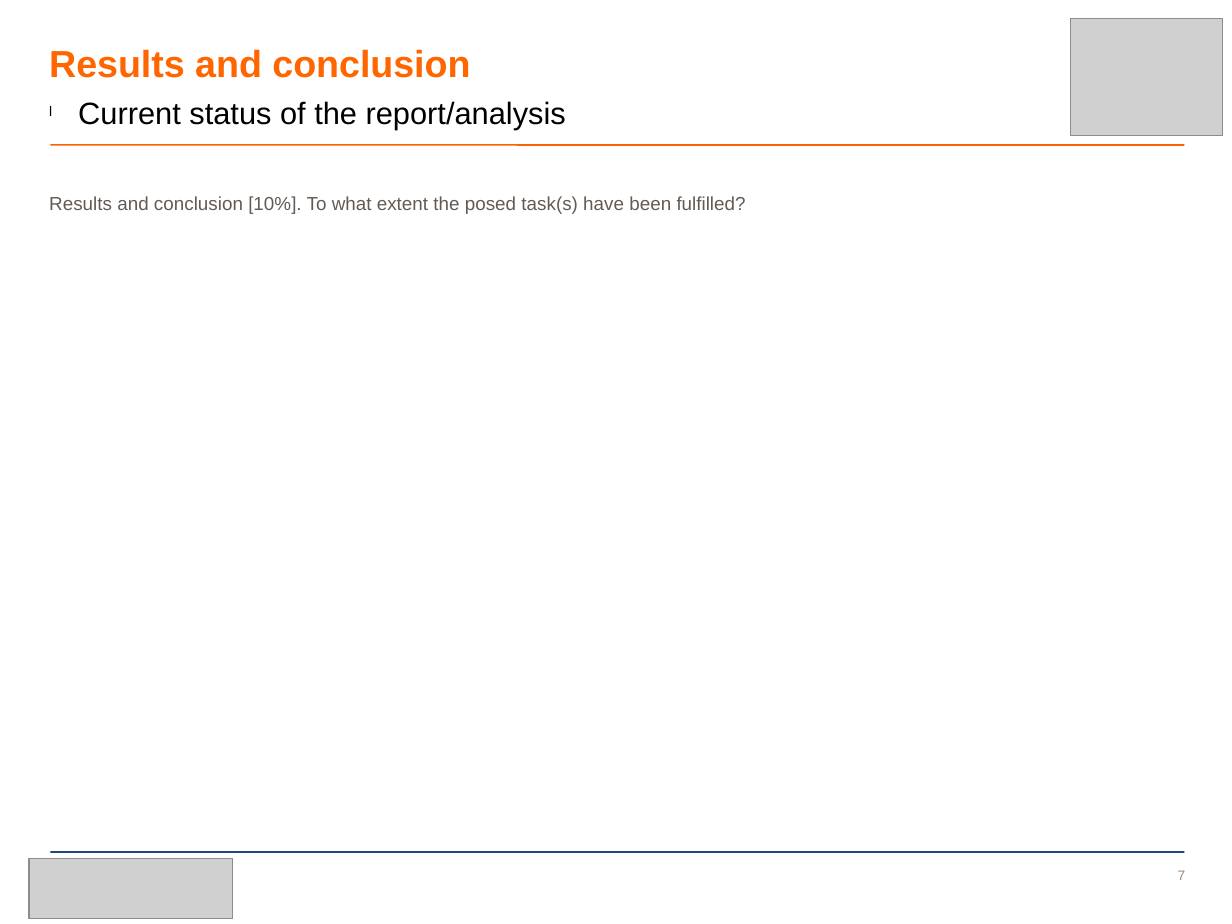
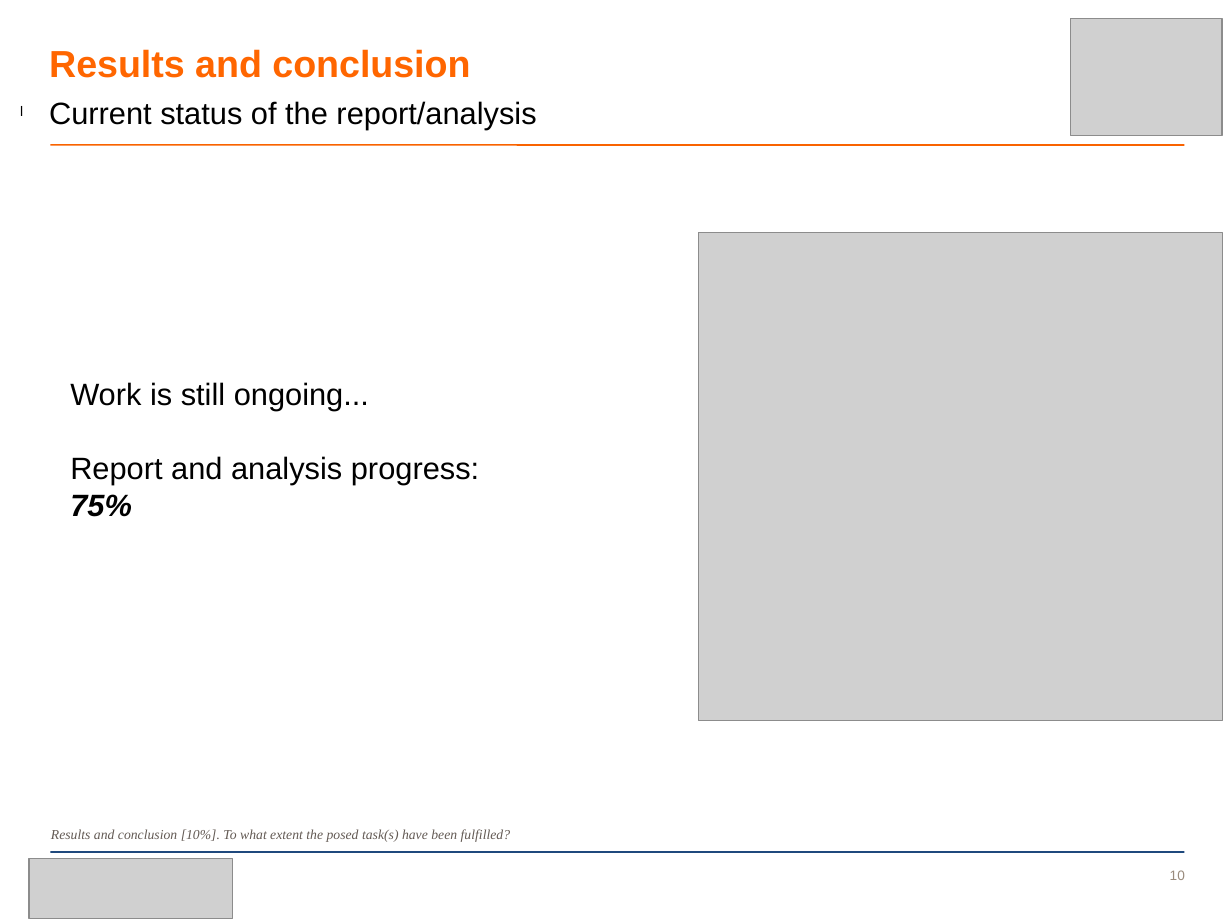
Before and after one commit to AkiraKane/CityUniversity2014, a slide deck: slide 10 of Visual_Analytics/Visual_Analytics_Powerpoint.pptx (slide 7 before the commit). Drawn at 1232x924 pixels with LibreOffice and Linux fonts; fonts in the diff are those of the drawing; grey boxes stand for pictures; background and template pictures are left out. Boxes give left, top, right and bottom in pixels: in the first picture for what was removed or moved away, otherwise in the second. Text is boxed around its words. In the diff, an @@ line names an element or a change of style, - is before the commit and + after.

```diff
--- a/Visual_Analytics/Visual_Analytics_Powerpoint.pptx
+++ b/Visual_Analytics/Visual_Analytics_Powerpoint.pptx
@@ text "Current status of the report/analysis" moved from (x1=78, y1=101, x2=566, y2=129) to (x1=49, y1=101, x2=536, y2=129) @@
@@ picture added at (x1=699, y1=233, x2=1222, y2=721) @@
@@ text added at (x1=70, y1=382, x2=479, y2=517), 18 pt, text #000000 @@
+Work is still ongoing...
+Report and analysis progress: 75%
@@ text "Results and conclusion [10%]. To ..." moved from (x1=49, y1=196, x2=746, y2=214) to (x1=51, y1=829, x2=510, y2=842) @@
@@ text "Results and conclusion [10%]. To ..." at (x1=51, y1=829, x2=510, y2=842): size 11 to 8 pt, font Arial to Times New Roman, italic on @@
@@ page number at (x1=1170, y1=870, x2=1185, y2=880): text changed @@
-7
+10
```
Also in this commit, not shown: 4 other slides changed, 4 slides added, 1 slide removed, 2 other files.
